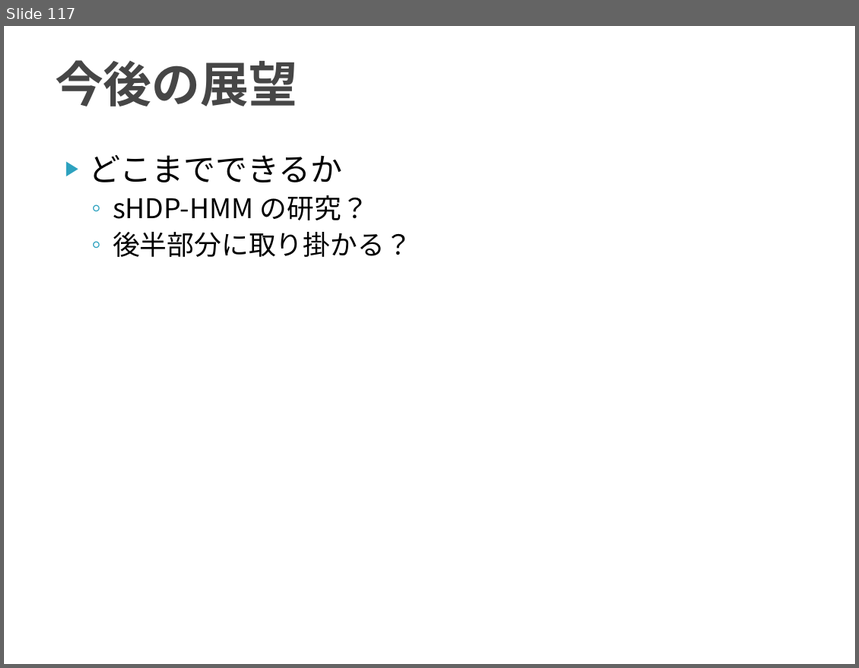
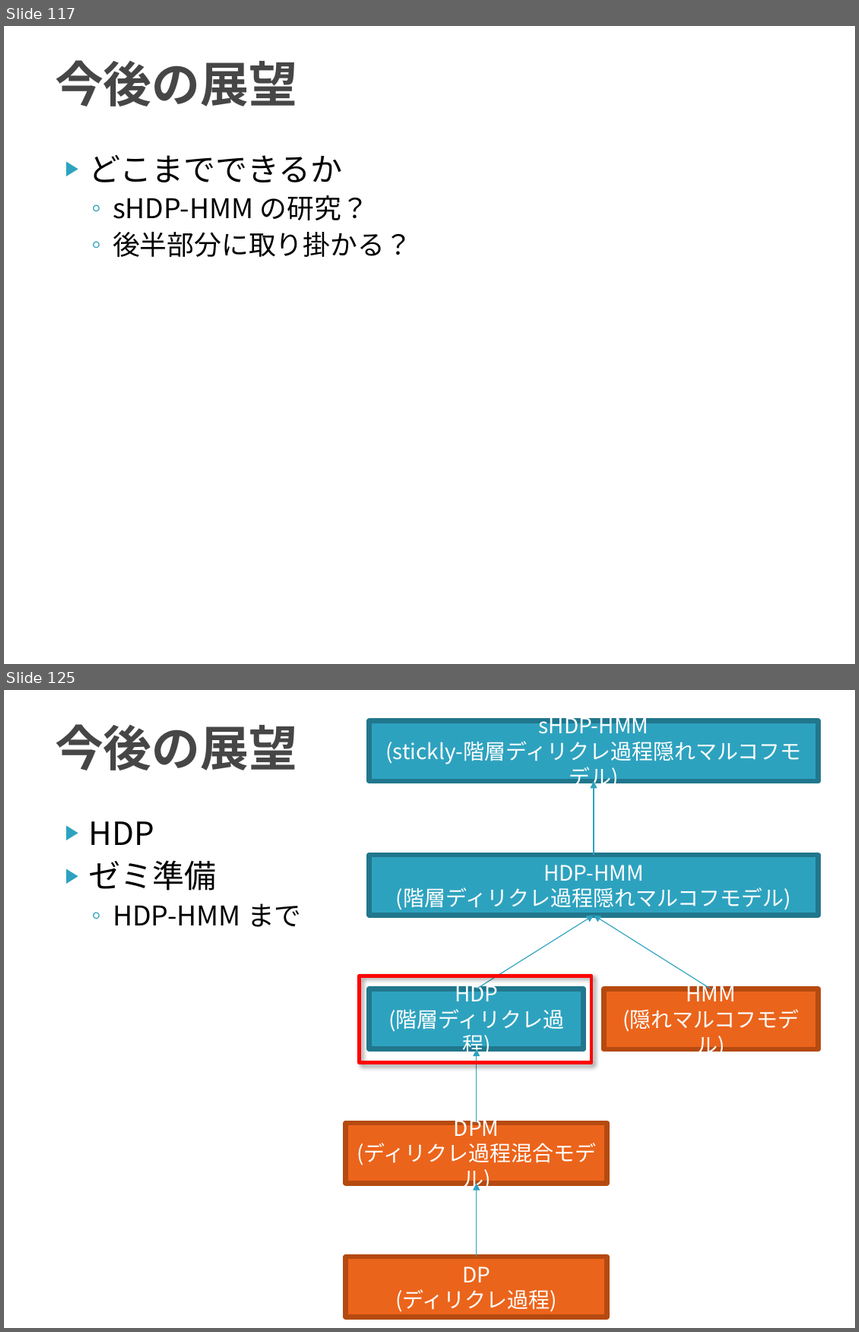
Before and after one commit to TetsuyaKomota/MyMasterStudies, a slide deck: slides/discussion2016.pptx. Shown one above the other, each under a label of ours: slide 117 before the commit, slides 117 and 125 after it; the slides between them are not shown. The pictures are 859x668 and 859x1332 pixels, drawn with LibreOffice and Linux fonts; fonts in the diff are those of the drawing. Boxes give left, top, right and bottom in pixels: in the first picture for what was removed or moved away, otherwise in the second. Text is boxed around its words. In the diff, an @@ line names an element or a change of style, - is before the commit and + after.

```diff
--- a/slides/discussion2016.pptx
+++ b/slides/discussion2016.pptx
@@ slide 125 added at (4,690,855,1328), background #FFFFFF @@
@@ title added at (55,724,297,771), 41 pt, text #464646, bold @@
+今後の展望
@@ rectangle added at (369,720,819,781), fill #2DA2BF, outline #21788D 4.33 pt, 18 pt, text #FFFFFF @@
+sHDP-HMM
+(stickly-階層ディリクレ過程隠れマルコフモデル)
@@ arrow added from (594, 855) to (594, 781), #2DA2BF 0.75 pt @@
@@ text added at (89,821,302,927), 23 pt, text #000000 @@
+▶ HDP
+▶ ゼミ準備
+  ◦ HDP-HMM まで
@@ rectangle added at (369,855,819,916), fill #2DA2BF, outline #21788D 4.33 pt, 18 pt, text #FFFFFF @@
+HDP-HMM
+(階層ディリクレ過程隠れマルコフモデル)
@@ arrow added from (477, 989) to (594, 916), #2DA2BF 0.75 pt @@
@@ arrow added from (712, 989) to (594, 916), #2DA2BF 0.75 pt @@
@@ rectangle added at (359,976,591,1063), outline #FF0000 3 pt @@
@@ rectangle added at (369,989,584,1049), fill #2DA2BF, outline #21788D 4.33 pt, 18 pt, text #FFFFFF @@
+HDP
+(階層ディリクレ過程)
@@ rectangle added at (604,989,819,1050), fill #EB641B, outline #B54A10 4.33 pt, 18 pt, text #FFFFFF @@
+HMM
+(隠れマルコフモデル)
@@ arrow added from (477, 1123) to (477, 1049), #2DA2BF 0.75 pt @@
@@ rectangle added at (346,1123,607,1184), fill #EB641B, outline #B54A10 4.33 pt, 18 pt, text #FFFFFF @@
+DPM
+(ディリクレ過程混合モデル)
@@ arrow added from (477, 1257) to (477, 1184), #2DA2BF 0.75 pt @@
@@ rectangle added at (346,1257,607,1317), fill #EB641B, outline #B54A10 4.33 pt, 18 pt, text #FFFFFF @@
+DP
+(ディリクレ過程)
```
Also in this commit, not shown: 7 other slides added, 5 other files.
